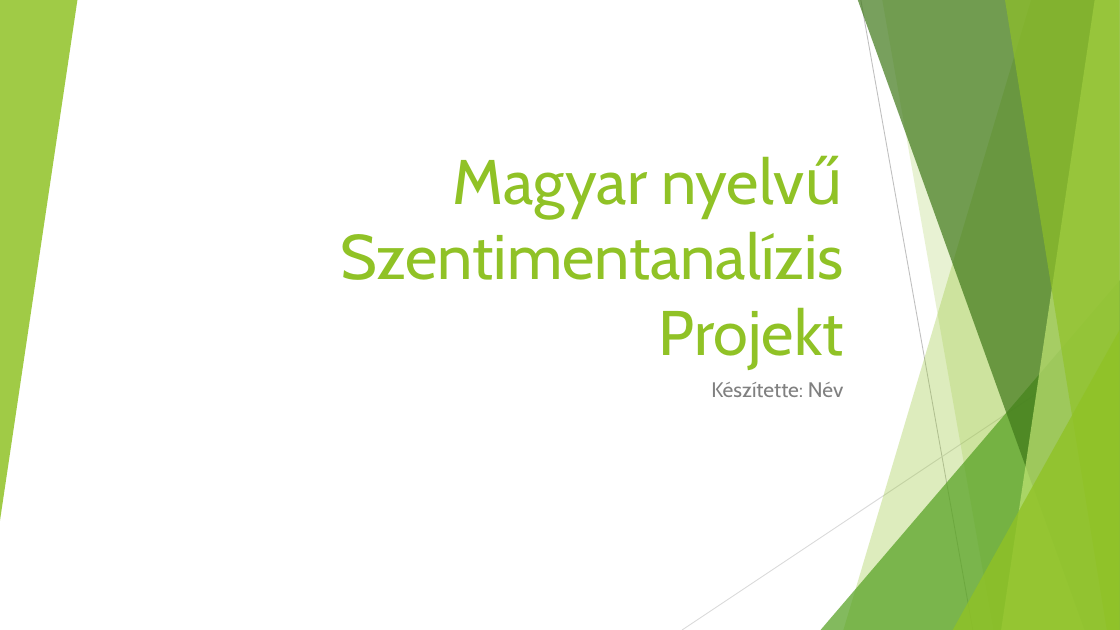
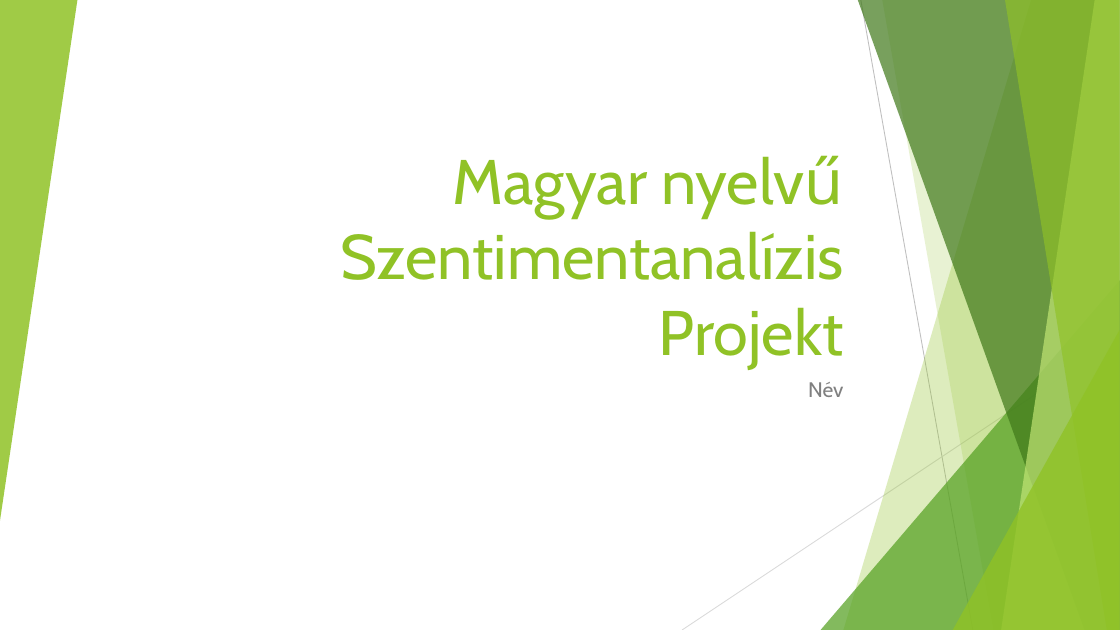
Before and after one commit to py-snake/hu-sent, a slide deck: slide 1 of documents/Magyar nyelvű Szentimentanalízis Projekt.pptx. Drawn at 1120x630 pixels with LibreOffice and Linux fonts; fonts in the diff are those of the drawing. Boxes give left, top, right and bottom in pixels: in the first picture for what was removed or moved away, otherwise in the second. Text is boxed around its words. In the diff, an @@ line names an element or a change of style, - is before the commit and + after.

```diff
--- a/documents/Magyar nyelvű Szentimentanalízis Projekt.pptx
+++ b/documents/Magyar nyelvű Szentimentanalízis Projekt.pptx
@@ subtitle at [808,382,843,397]: text changed @@
-Készítette: Név
+Név
```
Also in this commit, not shown: 1 other slide changed, 3 slides added, 7 other files.
